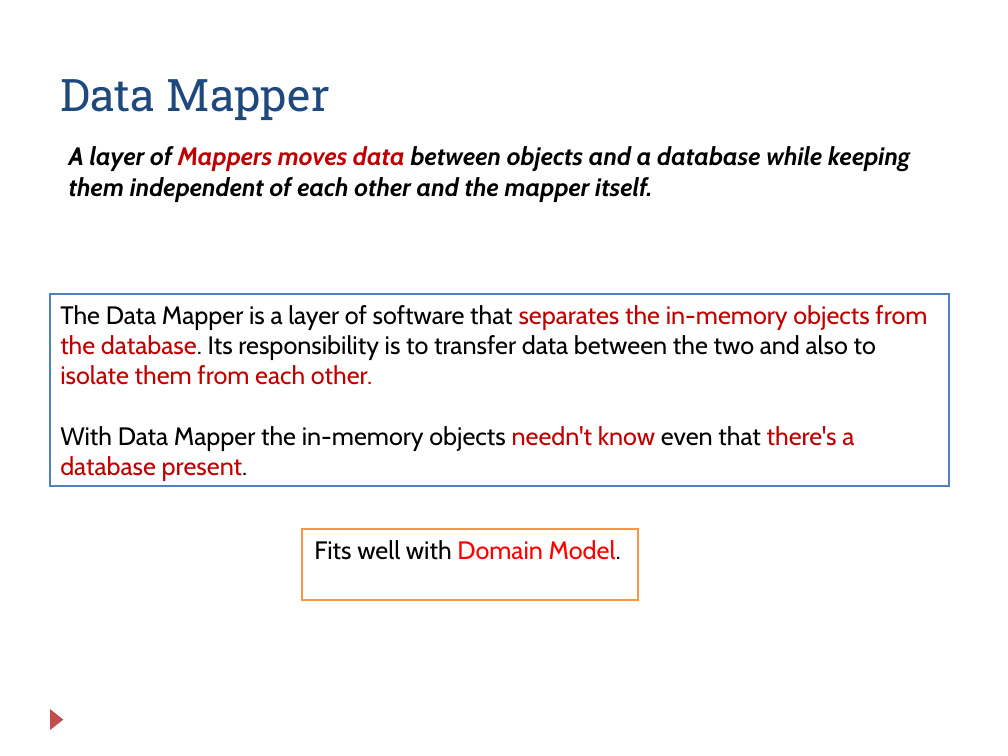
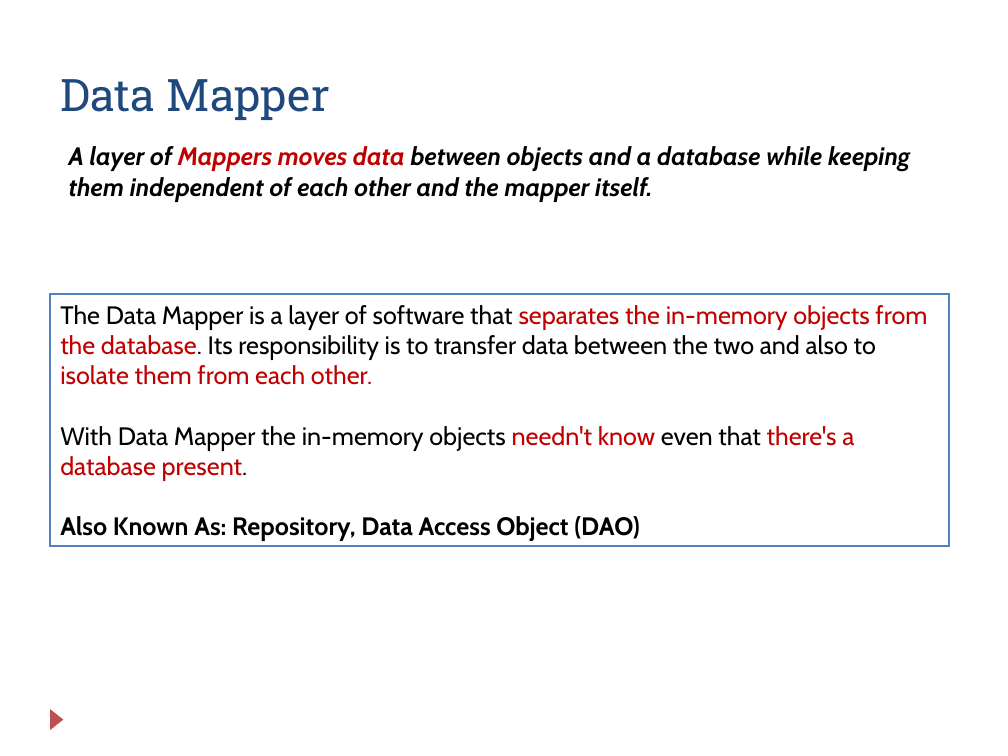
Before and after one commit to zarras/myy803-slides, a slide deck: slide 8 of SoftEng-Lab-JPA.ppt. Drawn at 1008x756 pixels with LibreOffice and Linux fonts; fonts in the diff are those of the drawing. Boxes give left, top, right and bottom in pixels: in the first picture for what was removed or moved away, otherwise in the second. Text is boxed around its words. In the diff, an @@ line names an element or a change of style, - is before the commit and + after.

Commit message:
jpa slides update

```diff
--- a/SoftEng-Lab-JPA.ppt
+++ b/SoftEng-Lab-JPA.ppt
@@ rectangle "The Data Mapper is a ...": place and size @@
-rectangle "The Data Mapper is a ..." at [50, 294, 950, 486]
+rectangle "The Data Mapper is a ..." at [50, 294, 950, 546]
@@ text in rectangle at [60, 516, 640, 541]: paragraph added @@
+Also Known As: Repository, Data Access Object (DAO)
@@ rectangle removed at [302, 529, 638, 600] @@
-Fits well with Domain Model.
```
Also in this commit, not shown: 6 other slides changed, 1 slide added, 1 slide removed, 2 other files.
